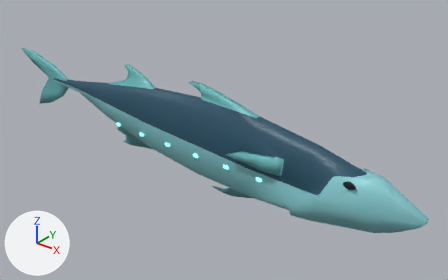
A saved change to the Blender file assets/source/atsea-adapted/lantern.blend.
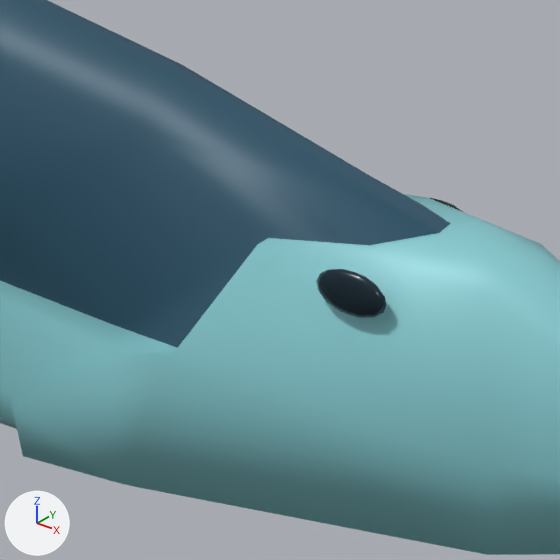
The first picture shows the older version from a 50 mm camera at (5.65, -7.21, 4.63) aimed at (-0.44, 0.41, -0.08). The close-ups show the older and then the newer version on the part from 64% to 86% of the width and 48% to 84% of the height of that picture. Only the edits that show in the close-ups are written down. Lighting does not change. The marker at lower left points along +X, +Y and +Z.

Objects in the first close-up: 'Eye', 'Fish'.
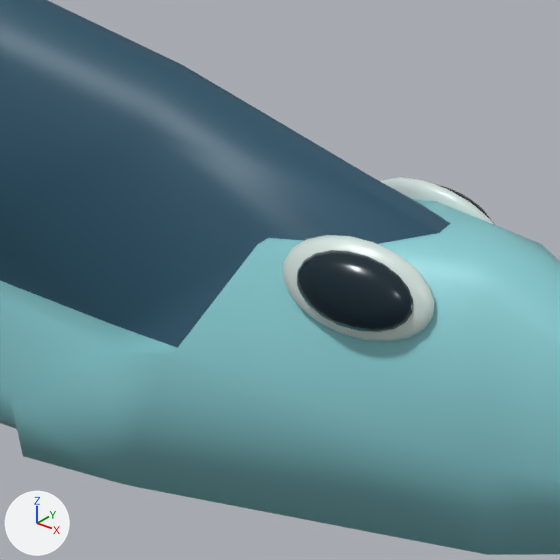
Where the newer file only moved an object's origin or applied its transform, the numbers keep the older frame.

Where the change shows, as pixel boxes [x1, y1, x2, y2] in the close-ups (560 x 560 px; the box of a moved part takes in the faces that stretch with it):
'Eye', reshaped
    before: [316, 198, 463, 318]
    after: [283, 177, 495, 342]
part 1 of me_sphere, added (dark blue)
    after: [297, 250, 413, 332]
part 2 of me_sphere, added
    after: [380, 177, 493, 224]
part 3 of me_sphere, added (mostly hidden)
    after: [436, 184, 495, 225]
part 4 of me_sphere, deleted (mostly hidden)
    before: [430, 198, 463, 212]
part 5 of me_sphere, moved or reshaped
    before: [316, 269, 387, 318]
    after: [283, 235, 434, 342]

What changed in the scene script:
```text
Add mat_natural_iris_outline:
    mat_natural_iris_outline = principled_material('Natural iris outline')
    mat_natural_iris_outline.base_color = (0.665, 0.776, 0.738)  # light grey #d5e4df
    mat_natural_iris_outline.metallic = 0.05
    mat_natural_iris_outline.roughness = 0.35
Change me_sphere:
    used by ob_eye; parent = ob_atsea__x_forward; location = (0.0, 0.0, 0.0)
    remove me_sphere.from_pydata(...)  # 1204 vertices, 1344 faces; spans x -0.37..0.37, y -2.16..2.28, z -0.3..0.49
    add me_sphere.from_pydata(...)  # 1616 vertices, 1792 faces; spans x -0.43..0.43, y -2.25..2.28, z -0.3..0.58
    me_sphere part 1: a new loose piece of 146 vertices spanning x -0.43..-0.25, y -2.21..-1.94, z 0.28..0.55, in mat_natural_dark_eyes (dark blue #0d2531)
    me_sphere part 2: a new loose piece of 146 vertices spanning x 0.22..0.38, y -2.25..-1.89, z 0.23..0.58, in mat_natural_iris_outline (light grey #d5e4df)
    me_sphere part 3: a new loose piece of 146 vertices spanning x 0.25..0.43, y -2.21..-1.94, z 0.28..0.55, in mat_natural_dark_eyes (dark blue #0d2531)
    me_sphere part 4: the loose piece of 86 vertices spanning x 0.31..0.37, y -2.16..-1.98, z 0.31..0.49 is deleted
    me_sphere part 5: 85 vertices removed from x -0.37..-0.31, y -2.16..-1.98, z 0.31..0.49; 145 vertices added at x -0.38..-0.22, y -2.25..-1.89, z 0.23..0.58
    other edits to the shape of me_sphere do not show in these pictures
    add me_sphere.materials.append(mat_natural_iris_outline)  # light grey #d5e4df
```
